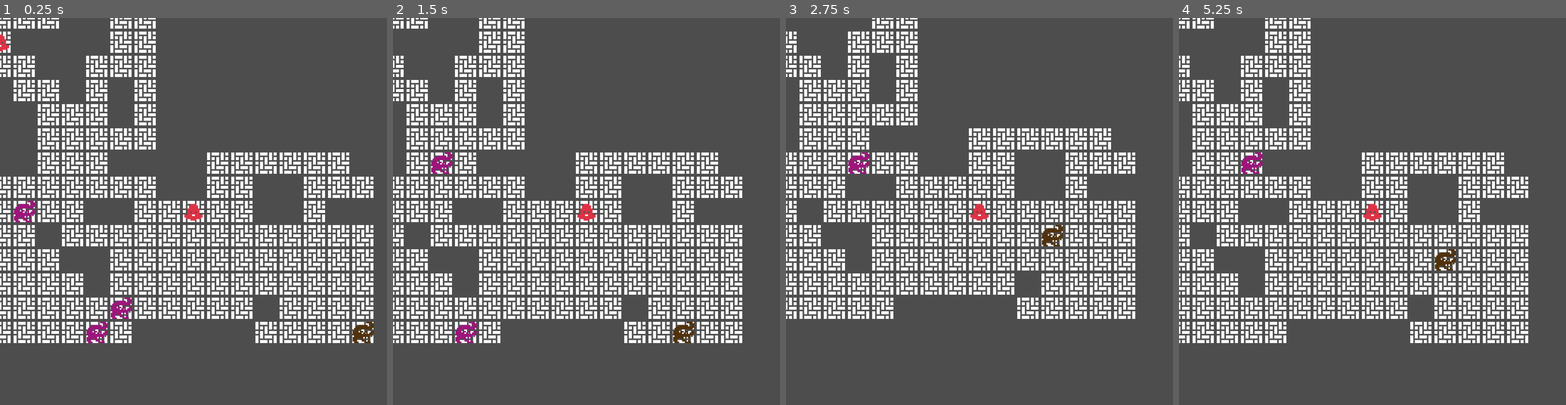
Above: before the commit, frames 1-4 (left to right).
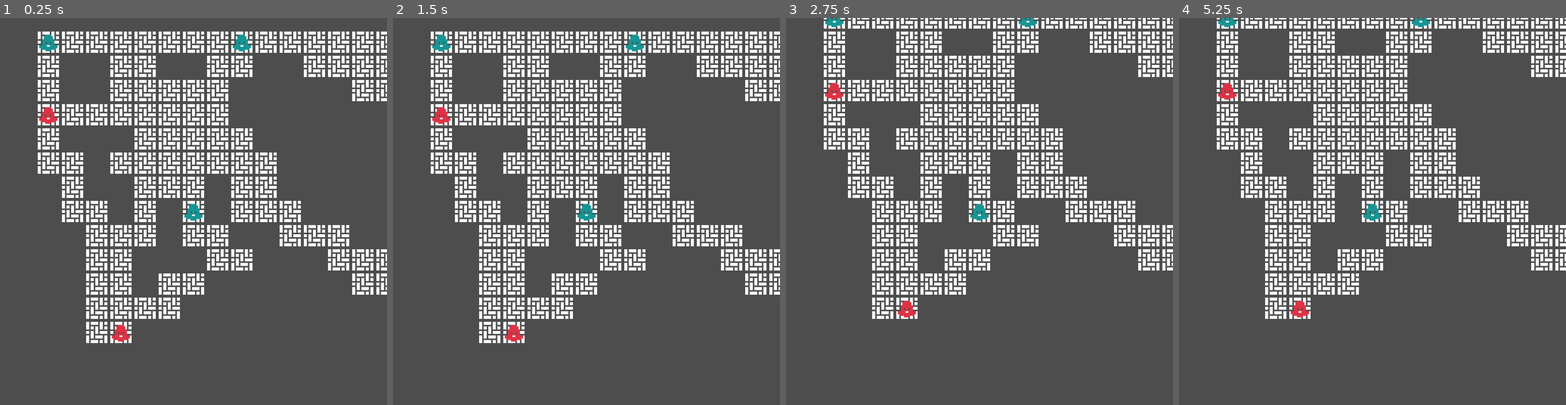
Above: after the commit, the same moments.

Repository: jimkang/throng
Game: Godot game, scene res://throng_root_node.tscn
The game is run twice, just before and just after one commit, with the same random seed, the same clock (stepped at 60 frames per second) and the same inputs.
Inputs:
- Up to frame 1 (0.25 s): no input
- Up to frame 2 (1.5 s): tap Enter at 0.5 s; hold Right (ui_right) 0.53-1.28 s; tap Space at 1.25 s; hold Down (ui_down) from 1.28 s (still down)
- Up to frame 3 (2.75 s): tap Enter at 2 s; release Down (ui_down) at 2.03 s; hold Right (ui_right) from 2.03 s (still down)
- Up to frame 4 (5.25 s): tap Space at 2.75, 4.25 s; release Right (ui_right) at 2.78 s; hold Up (ui_up) 2.78-3.53 s; tap Enter at 3.5 s; hold Left (ui_left) 3.53-5.03 s; hold Down (ui_down) from 5.03 s (still down)

The runs differ from the first frame. In frame 1, 26% of the frame differs, in the area x 0-100%, y 0-84%; in frame 2, 26%; in frame 3, 24%; in frame 4, 26%.

Commit message:
Make everything used a seeded rng so that bugs can be reproduced. Avoid creating duplicate positions in generate_map(). This takes care of the bug in which individuals start on top of each other.

Diff:
--- a/alligator.gd
+++ b/alligator.gd
@@ -4,13 +4,14 @@
 
 func take_turn(event):
 	super.take_turn(event)
-	if (randi_range(0, 3) > 2):
+	if (self.rng.randi_range(0, 3) > 2):
 		return
 
 	var tile_size = $/root/throng_root_node.tile_size
-	self.move(self.cardinal_directions.pick_random() * tile_size)
+	self.move(BasicUtils.pick_random(self.cardinal_directions, self.rng) * tile_size)
 
 func act_on_other(other: Individual):
+	# NEXT: Look into why alligator is sometimes on top of another individual.
 	var turn_over = bite(other)
 	if !turn_over:
 		super.act_on_other(other)
--- /dev/null
+++ b/basic_utils_lib.gd
@@ -0,0 +1,17 @@
+class_name BasicUtils
+extends Node
+
+static func pop_random(array: Array, rng: RandomNumberGenerator):
+	var index = rng.randi_range(0, array.size() - 1)
+	return array.pop_at(index)
+
+static func pick_random(array: Array, rng: RandomNumberGenerator):
+	var index = rng.randi_range(0, array.size() - 1)
+	if index > -1 and index < array.size():
+		return array[index]
+
+static func non_dupe_append(array, ref_array, thing):
+	if not thing in ref_array and not thing in array:
+		array.append(thing)
+		return true
+	return false
--- a/individual.gd
+++ b/individual.gd
@@ -3,6 +3,9 @@
 
 @export var color_set: PackedColorArray
 @export var initiative: int = 10
+# WARNING: This needs to be set after instantiation and before adding to the scene.
+var rng: RandomNumberGenerator
+
 @onready var tilemap: TileMap = $/root/throng_root_node/dungeon_tilemap
 @onready var sprite_root: Node2D = $sprite_root
 @onready var sprite_presenter: SpritePresenter = $/root/throng_root_node/sprite_presenter
@@ -16,7 +19,7 @@
 	self.sprite_presenter.add_child(self.sprite_root)
 	self.add_to_group('individuals')
 
-	self.sprite_root.get_child(0).modulate = color_set[randi_range(0, color_set.size()-1)]
+	self.sprite_root.get_child(0).modulate = color_set[rng.randi_range(0, color_set.size()-1)]
 
 func animation_op(animation_player, animation_name):
 	animation_player.play(animation_name)
@@ -25,7 +28,7 @@
 func sprite_move_op(node, new_position):
 	node.position = new_position
 
-func take_turn(event):
+func take_turn(_event):
 	pass
 
 # Returns true if we were actually able to move.
--- a/map_gen.gd
+++ b/map_gen.gd
@@ -3,21 +3,22 @@
 class_name Map_Gen
 
 static func generate_map(number_of_iterations: int,
-	map_gen_branch_len_range: Array, map_dimensions: Vector2i):
+	map_gen_branch_len_range: Array, map_dimensions: Vector2i,
+	rng: RandomNumberGenerator):
 	var floor_points = []
 
 	var current_node_pts = [Vector2i(
-		randi_range(0, map_dimensions[0]-1),
-		randi_range(0, map_dimensions[1]-1)
+		rng.randi_range(0, map_dimensions[0]-1),
+		rng.randi_range(0, map_dimensions[1]-1)
 		)]
 
 	for i in number_of_iterations:
 		var iter_node_pts = []
 		for node_pt in current_node_pts:
-			var number_of_branches = randi_range(1, 3)
+			var number_of_branches = rng.randi_range(1, 3)
 			for j in number_of_branches:
 				var branch_connections: Array = create_branch(floor_points,
-				node_pt, map_gen_branch_len_range, map_dimensions)
+				node_pt, map_gen_branch_len_range, map_dimensions, rng)
 				# Put the branch points into the array from which tiles will be
 				# drawn.
 				floor_points.append_array(branch_connections)
@@ -30,9 +31,10 @@
 	return floor_points
 
 # ref_points are the points that should not be duplicated.
-static func create_branch(ref_points: Array, root_pt: Vector2i, map_gen_branch_len_range: Array, map_dimensions: Vector2i):
-	var angle: float = randf_range(0.0, 2 * PI)
-	var dist: float = randf_range(map_gen_branch_len_range[0], map_gen_branch_len_range[1])
+static func create_branch(ref_points: Array, root_pt: Vector2i, map_gen_branch_len_range: Array,
+map_dimensions: Vector2i, rng: RandomNumberGenerator):
+	var angle: float = rng.randf_range(0.0, 2 * PI)
+	var dist: float = rng.randf_range(map_gen_branch_len_range[0], map_gen_branch_len_range[1])
 	var move_by = Vector2.from_angle(angle) * dist;
 	var dest_pt: Vector2i = Vector2i(Vector2(root_pt) + move_by).clamp(Vector2i.ZERO, map_dimensions);
 	var connectors = connect_points(ref_points, root_pt, dest_pt, Map_Gen.connect_points_linear)# connect_points_stepwise)
@@ -53,7 +55,7 @@
 		y_max = float_pt_a.y
 
 	for y in range(y_min, y_max + 1):
-		non_dupe_append(connectors, ref_array, Vector2i(int(float_pt_a.x), y))
+		BasicUtils.non_dupe_append(connectors, ref_array, Vector2i(int(float_pt_a.x), y))
 
 	var x_min = float_pt_a.x
 	var x_max = x_min + a_to_b.x
@@ -62,7 +64,7 @@
 		x_max = float_pt_a.x
 
 	for x in range(x_min, x_max + 1):
-		non_dupe_append(connectors, ref_array, Vector2i(x, int(float_pt_b.y)))
+		BasicUtils.non_dupe_append(connectors, ref_array, Vector2i(x, int(float_pt_b.y)))
 	#print(float_pt_a, ' to ', float_pt_b, ' stepwise connectors: ', connectors)
 	return connectors
 
@@ -71,7 +73,7 @@
 	var step_size = 1.0/steps
 	for i in steps:
 		var step_pt = Vector2i(float_pt_a.lerp(float_pt_b, i * step_size))
-		non_dupe_append(connectors, ref_array, step_pt)
+		BasicUtils.non_dupe_append(connectors, ref_array, step_pt)
 	return connectors
 
 static func get_diagonal_fills(existing_pts, line_pts):
@@ -105,9 +107,3 @@
 	else:
 		steps = height
 	return steps
-
-static func non_dupe_append(array, ref_array, thing):
-	if not thing in ref_array and not thing in array:
-		array.append(thing)
-		return true
-	return false
--- a/throng_root_node.gd
+++ b/throng_root_node.gd
@@ -14,18 +14,25 @@
 	'parquet': Vector2i(16, 0)
 }
 const half_unit_vec = Vector2(0.5, 0.5)
+var rng: RandomNumberGenerator
 
 #var dungeon_tile_set = preload('res://throng_dungeon_tile_set.tres').instantiate()
 # Called when the node enters the scene tree for the first time.
 func _ready():
+	var seed_val = randi()
+	#var seed_val = 1414371858 # Generates an alligator on top of a blob
+	print('seed: ', seed_val)
+	self.rng = RandomNumberGenerator.new()
+	self.rng.seed = seed_val
 	add_user_signal('individual_move_done', [{'name': 'result', 'type': TYPE_BOOL }])
 
 	var tilemap = $dungeon_tilemap
 	tilemap.add_layer(0)
 	var floor_points = $map_gen.generate_map(
-		randi_range(map_gen_iteration_range[0], map_gen_iteration_range[0]),
+		rng.randi_range(map_gen_iteration_range[0], map_gen_iteration_range[0]),
 		map_gen_branch_len_range,
-		map_dimensions
+		map_dimensions,
+		self.rng
 	)
 
 	for point in floor_points:
@@ -33,10 +40,9 @@
 
 	var possible_individual_locations = floor_points.duplicate()
 	var player = individual_scene.instantiate()
-	var player_location = Vector2(possible_individual_locations.pick_random())
+	player.rng = self.rng
+	var player_location = Vector2(BasicUtils.pop_random(possible_individual_locations, self.rng))
 
-	print('Put player at ', player.position)
-	possible_individual_locations.erase(player_location)
 	add_child(player)
 	# The Individuals must be in the tree before change_position can be called
 	# because get_node on absolute paths (which they need to get sprite_presenter)
@@ -44,7 +50,6 @@
 	# position is the origin of the node. Since the node centers its children
 	# around the origin, we have to put the position in the center of the tile.
 	player.change_position((player_location + half_unit_vec) * tile_size)
-	#player.sync_presentation()
 
 	var throng = throng_scene.instantiate()
 	throng.throng_id = 'throng_player'
@@ -57,16 +62,14 @@
 
 	for i in 5:
 		var indiv_scene = individual_scene
-		if randi_range(0, 3) > 0:
+		if rng.randi_range(0, 3) > 0:
 			indiv_scene = alligator_scene
 		var individual = indiv_scene.instantiate()
+		individual.rng = self.rng
 		individual.name = '%s_%d' % [individual.get_class(), i]
-		#alligator.unique_name_in_owner = true
 		add_child(individual)
-		var location = Vector2(possible_individual_locations.pick_random())
+		var location = Vector2(BasicUtils.pop_random(possible_individual_locations, self.rng))
 		individual.change_position((location + half_unit_vec) * tile_size)
-		possible_individual_locations.erase(location)
-		#alligator.sync_presentation()
 
 	throng.add(player)
 	self.sprite_presenter.sync_presentation()
--- a/throng_root_node.tscn
+++ b/throng_root_node.tscn
@@ -8,6 +8,7 @@
 [ext_resource type="Script" path="res://sprite_presenter.gd" id="6_efj58"]
 [ext_resource type="Script" path="res://geometry_lib.gd" id="7_o33ad"]
 [ext_resource type="Script" path="res://turn_distributor.gd" id="8_u2t4c"]
+[ext_resource type="Script" path="res://basic_utils_lib.gd" id="9_ocoy2"]
 
 [node name="throng_root_node" type="Node2D"]
 script = ExtResource("1_q6lao")
@@ -39,3 +40,6 @@
 
 [node name="turn_distributor" type="Node" parent="."]
 script = ExtResource("8_u2t4c")
+
+[node name="basic_utils_lib" type="Node" parent="."]
+script = ExtResource("9_ocoy2")
Not shown: 1 places in throng_root_node.tscn that only renumber resources
